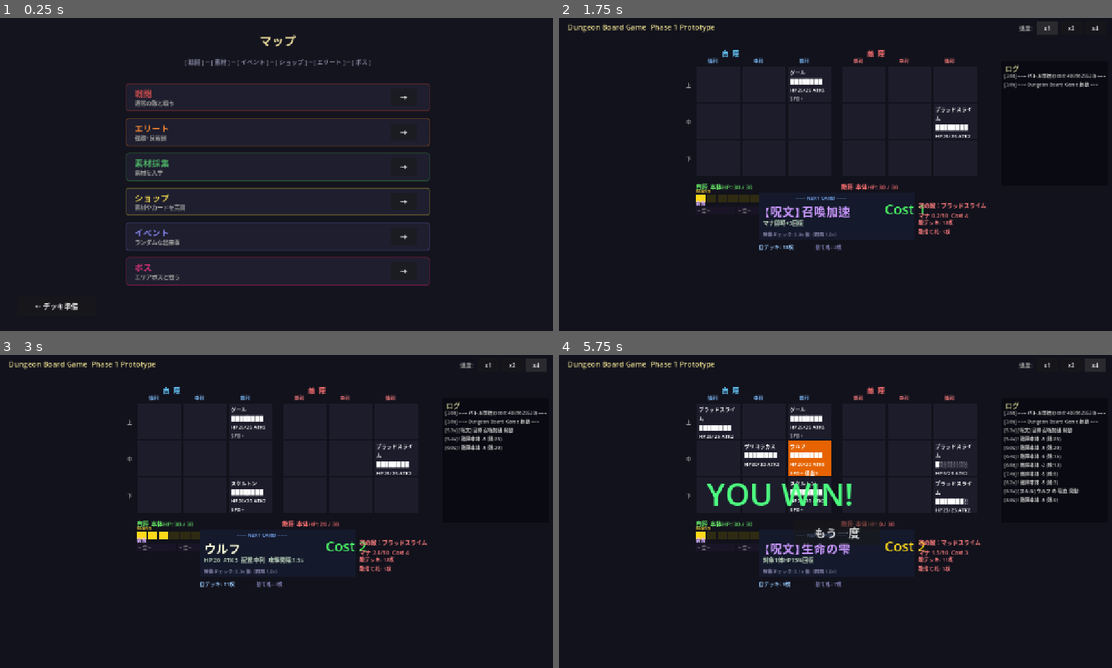
Above: before the commit, frames 1-4 (two rows, left to right).
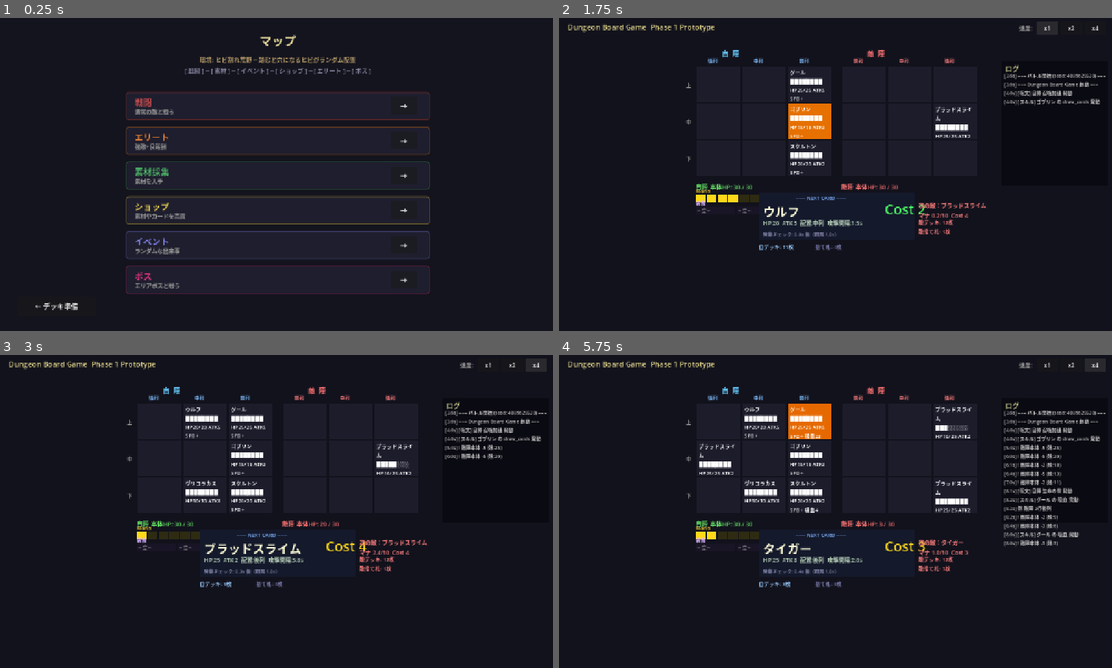
Above: after the commit, the same moments.

Repository: kazumak334-create/dungeon-board-game
Game: Godot game, scene res://scenes/MapSelect.tscn
The game is run twice, just before and just after one commit, with the same random seed, the same clock (stepped at 60 frames per second) and the same inputs. This scene is started directly instead of the project's main scene.
Inputs:
- Up to frame 1 (0.25 s): no input
- Up to frame 2 (1.75 s): click "→" at 0.5 s; click "x1" at 1.25 s
- Up to frame 3 (3 s): click "x2" at 2 s; click "x4" at 2.75 s
- Up to frame 4 (5.75 s): click "x1" at 3.5 s; click "x2" at 4.25 s; click "x4" at 5 s

The runs differ from the first frame. In frame 1, 6.6% of the frame differs, in the area x 22-78%, y 12-89%; in frame 2, 2.3%; in frame 3, 1.5%; in frame 4, 6.0%.
Error after the commit: Invalid type in function 'set_tile_effect' in base 'RefCounted (TileSystem.gd)'. Cannot convert argument 5 from Object to float. (res://scripts/Main.gd:234)

Commit message:
feat: 環境システム実装��7環境����+バトル開始時盤面効��自動配置+マップ環境表示）
- cards.json: 7環境定義（平原/呪われた地/ヒビ割れ/棘地帯/毒沼/鉄壁の砦/獣の森）
- CardDB: ENVIRONMENTS辞書追加
- GameSession: base_environment/environment_overrideフィールド追加
- Main.gd: _apply_environment()でバトル開始時に盤面効果自動配置
- MapSelect: 環境表示+ランダム環境選択
- テスト1225件全パ���

Co-Authored-By: Claude Opus 4.6 (1M context) <noreply@anthropic.com>

Diff:
--- a/data/cards.json
+++ b/data/cards.json
@@ -992,6 +992,57 @@
 			],
 			"target": "single_ally",
 			"texture": ""
+		}
+	},
+	"environments": {
+		"env_none": {
+			"display": "平原",
+			"description": "盤面効果なし",
+			"tile_id": "",
+			"min_tiles": 0,
+			"max_tiles": 0
+		},
+		"env_curse": {
+			"display": "呪われた地",
+			"description": "被ダメ+50%のマスがランダム配置",
+			"tile_id": "tile_curse",
+			"min_tiles": 1,
+			"max_tiles": 9
+		},
+		"env_crack": {
+			"display": "ヒビ割れ荒野",
+			"description": "踏むと穴になるヒビがランダム配置",
+			"tile_id": "tile_crack",
+			"min_tiles": 1,
+			"max_tiles": 6
+		},
+		"env_thorn": {
+			"display": "棘地帯",
+			"description": "侵入時5ダメージの棘がランダム配置",
+			"tile_id": "tile_thorn",
+			"min_tiles": 1,
+			"max_tiles": 6
+		},
+		"env_poison": {
+			"display": "毒沼",
+			"description": "毎秒毒ダメージのマスがランダム配置",
+			"tile_id": "tile_poison",
+			"min_tiles": 1,
+			"max_tiles": 6
+		},
+		"env_fortress": {
+			"display": "鉄壁の砦",
+			"description": "侵入時に鎧+2のマスがランダム配置",
+			"tile_id": "tile_fortress",
+			"min_tiles": 1,
+			"max_tiles": 6
+		},
+		"env_beast": {
+			"display": "獣の森",
+			"description": "獣族ATK+3のマスがランダム配置",
+			"tile_id": "tile_beast_forest",
+			"min_tiles": 1,
+			"max_tiles": 6
 		}
 	},
 	"base_deck": [
--- a/scripts/CardDB.gd
+++ b/scripts/CardDB.gd
@@ -15,6 +15,7 @@
 var ENEMY_DECK: Array = []
 var BASE_DECK: Array = []
 var MATERIALS: Array = []
+var ENVIRONMENTS: Dictionary = {}
 
 func _ready() -> void:
 	var file = FileAccess.open("res://data/cards.json", FileAccess.READ)
@@ -40,3 +41,4 @@
 	ENEMY_DECK = data.get("enemy_deck", [])
 	BASE_DECK = data.get("base_deck", [])
 	MATERIALS = data.get("materials", [])
+	ENVIRONMENTS = data.get("environments", {})
--- a/scripts/GameSession.gd
+++ b/scripts/GameSession.gd
@@ -5,6 +5,8 @@
 var class_id: String = ""
 var dev_mode: bool = false
 var battle_type: String = "normal"  # "normal" / "elite" / "boss"
+var base_environment: String = "env_none"  # ベース環境（ボス区間共通）
+var environment_override: Dictionary = {}  # 環境変化（side→tile_id）
 var selected_deck: Array = []
 var selected_material: Dictionary = {}
 var placement_config: Array = []  # デッキインデックス→{col_priority, row_priority, modifiers}
@@ -21,6 +23,8 @@
 	class_id = ""
 	dev_mode = false
 	battle_type = "normal"
+	base_environment = "env_none"
+	environment_override = {}
 	selected_deck = []
 	selected_material = {}
 	placement_config = []
--- a/scripts/Main.gd
+++ b/scripts/Main.gd
@@ -199,7 +199,52 @@
 		game_started = true
 		deck_manager.ensure_shuffle_card()
 		enemy_ai.ensure_shuffle_card()
+		_apply_environment()
 		_add_log("=== バトル開始 (seed: %d) ===" % GameSession.battle_seed)
+
+func _apply_environment() -> void:
+	var env_id = GameSession.base_environment
+	if env_id == "" or env_id == "env_none":
+		return
+	var env_def = CardDB.ENVIRONMENTS.get(env_id, {})
+	var tile_id = env_def.get("tile_id", "")
+	if tile_id == "":
+		return
+	var min_tiles = env_def.get("min_tiles", 1)
+	var max_tiles = env_def.get("max_tiles", 6)
+	var count = randi_range(min_tiles, max_tiles)
+
+	# 両陣営のランダムなマスに盤面効果を配置
+	var all_cells: Array = []
+	for s in range(2):
+		for r in range(3):
+			for c in range(3):
+				all_cells.append([s, r, c])
+	all_cells.shuffle()
+
+	var placed = 0
+	var _EDB = load("res://scripts/EffectDB.gd")
+	for cell in all_cells:
+		if placed >= count:
+			break
+		var s = cell[0]
+		var r = cell[1]
+		var c = cell[2]
+		if board_manager.board_effects[s][r][c] == null:
+			board_manager.tile_system.set_tile_effect(s, r, c, tile_id, _EDB)
+			placed += 1
+
+	# 環境変化（上書き）の適用
+	for side_str in GameSession.environment_override:
+		var side = int(side_str)
+		var override_tile = GameSession.environment_override[side_str]
+		for r in range(3):
+			for c in range(3):
+				if board_manager.board_effects[side][r][c] != null:
+					board_manager.tile_system.clear_tile_effect(side, r, c)
+				board_manager.tile_system.set_tile_effect(side, r, c, override_tile, _EDB)
+
+	_add_log("[環境] %s: %s ×%d" % [env_def.get("display", env_id), tile_id, placed])
 
 # ---- UI委譲ラッパー ----
 func _add_log(text: String) -> void: game_ui.add_log(text)
--- a/scripts/MapSelect.gd
+++ b/scripts/MapSelect.gd
@@ -11,11 +11,28 @@
 	UIF.add_bg(self)
 	UIF.add_title(self, "マップ", 30)
 
+	# 環境が未設定ならランダム選択（ボス区間開始時）
+	if GameSession.base_environment == "" or GameSession.base_environment == "env_none":
+		_randomize_environment()
+
+	# 環境表示
+	var env_def = CardDB.ENVIRONMENTS.get(GameSession.base_environment, {})
+	var env_display = env_def.get("display", "平原")
+	var env_desc = env_def.get("description", "")
+	var env_label = Label.new()
+	env_label.text = "環境: %s ─ %s" % [env_display, env_desc]
+	env_label.horizontal_alignment = HORIZONTAL_ALIGNMENT_CENTER
+	env_label.position = Vector2(0, 85)
+	env_label.size = Vector2(1280, 25)
+	env_label.add_theme_font_size_override("font_size", 14)
+	env_label.add_theme_color_override("font_color", Color(0.7, 0.6, 0.4))
+	add_child(env_label)
+
 	# 仮マップ表示
 	var map_label = Label.new()
 	map_label.text = "[ 戦闘 ] ─ [ 素材 ] ─ [ イベント ] ─ [ ショップ ] ─ [ エリート ] ─ [ ボス ]"
 	map_label.horizontal_alignment = HORIZONTAL_ALIGNMENT_CENTER
-	map_label.position = Vector2(0, 90)
+	map_label.position = Vector2(0, 110)
 	map_label.size = Vector2(1280, 25)
 	map_label.add_theme_font_size_override("font_size", 14)
 	map_label.add_theme_color_override("font_color", Color(0.5, 0.5, 0.6))
@@ -31,7 +48,7 @@
 		{"text": "ボス", "scene": "battle_boss", "color": Color(0.9, 0.2, 0.5), "desc": "エリアボスと戦う"},
 	]
 
-	var start_y = 150
+	var start_y = 170
 	for i in range(nodes.size()):
 		var node = nodes[i]
 		var panel = PanelContainer.new()
@@ -70,6 +87,12 @@
 
 	UIF.add_back_button(self, "← デッキ準備", func(): SceneManager.go_to(SceneManager.DECK_PREP), 640)
 
+func _randomize_environment() -> void:
+	var env_ids = CardDB.ENVIRONMENTS.keys()
+	if env_ids.size() > 0:
+		env_ids.shuffle()
+		GameSession.base_environment = env_ids[0]
+
 func _go_to_node(scene_id: String) -> void:
 	match scene_id:
 		"battle":
--- a/scripts/TestRunner.gd
+++ b/scripts/TestRunner.gd
@@ -37,6 +37,7 @@
 	_test_placement_logic()
 	_test_placement_operations()
 	_test_persistence()
+	_test_environments()
 
 	var summary: String = "テスト結果: %d passed / %d failed" % [_pass_count, _fail_count]
 	_results.insert(0, summary)
@@ -571,3 +572,27 @@
 	_assert_eq(after.size(), 2, "クリーンアップ後: battle除去→2枚残る")
 	_assert_eq(after[0]["name"], "スライム", "クリーンアップ後: スライム残る")
 	_assert_eq(after[1]["name"], "ゴブリン", "クリーンアップ後: ゴブリン残る")
+
+func _test_environments() -> void:
+	# ENVIRONMENTS存在確認
+	_assert_true(CardDB.ENVIRONMENTS.size() > 0, "ENVIRONMENTS: 1個以上存在")
+
+	# env_noneは盤面効果なし
+	var none_env = CardDB.ENVIRONMENTS.get("env_none", {})
+	_assert_eq(none_env.get("tile_id", "x"), "", "env_none: tile_id空")
+	_assert_eq(none_env.get("max_tiles", -1), 0, "env_none: max_tiles=0")
+
+	# 各環境のtile_idがEffectDBに存在するか
+	var _EDB = load("res://scripts/EffectDB.gd")
+	for env_id in CardDB.ENVIRONMENTS:
+		var env = CardDB.ENVIRONMENTS[env_id]
+		_assert_true(env.has("display"), "ENV[%s] にdisplay" % env_id)
+		_assert_true(env.has("tile_id"), "ENV[%s] にtile_id" % env_id)
+		var tid = env.get("tile_id", "")
+		if tid != "":
+			_assert_true(_EDB.EFFECTS.has(tid), "ENV[%s] のtile_id '%s' がEffectDBに存在" % [env_id, tid])
+
+	# GameSessionの環境フィールド
+	GameSession.base_environment = "env_curse"
+	GameSession.reset()
+	_assert_eq(GameSession.base_environment, "env_none", "reset: base_environment=env_none")
